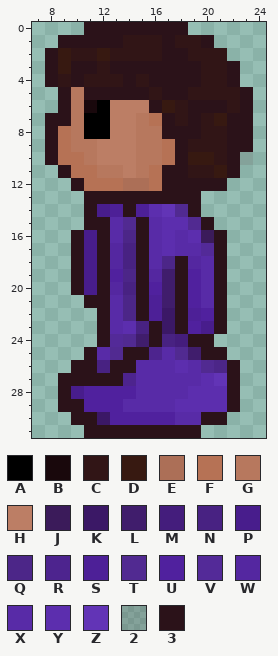
Two versions of one pixel-art sprite, 32x-files/render32/v4/jake-left.png. The picture above is the old version.
The file is 32x32 pixels. Pixels under 10% opacity are left out. Colours within 5 levels of each other are drawn and written as one. Shown: x 7..24, y 0..31.
Palette (. is transparent): A #000000  B #19080c  C #311516  D #371911  E #ac6f57  F #b67255  G #b7785e  H #bc7e65  J #3b1b5a  K #3b1866  L #401d6c  M #441d7c  N #482282  P #481d8c  Q #4c2688  R #4d248e  S #4d2097  T #512a91  U #50219e  V #532a98  W #5427a0  X #582ba7  Y #5c2eae  Z #6234b6  2 #2b12192a  3 #2b1219
Pixels before, first column x 8:
 0 ...33333333.....
 1 .33333CCC3CC3...
 2 3DCCDCCCC33CCC..
 3 3D33C3333333CC3.
 4 3C3CCC3C3333CC3.
 5 .3G33333C33CCCC3
 6 .3GBAHHH3DC333C3
 7 33GAAHHGF3C3CD33
 8 3FGAAHHGG333CC33
 9 3FGGHHHGGF3CCC33
10 3FFGHHHGGF3DDC32
11 .3FFGGHGF33CCD3.
12 ..3FFFEEF33333..
13 ...333333333....
14 ...3PS3SYZT3....
15 ...33XT3XYYT3...
16 ..3P3XQ3XYXYJ3..
17 ..3P3WN3XYXXV3..
18 ..3P3WN3XQ3WX3..
19 ..3P3UQ3WL3UX3..
20 ..3P3WN3UL3UX3..
21 ...33XQ3SL3UX3..
22 ....3XQ3SK3SU3..
23 ....3XYN3K3UP3..
24 ....3VTL3NM33...
25 ...3XT33RXTL33..
26 ..33N33XXXYXTQ3.
27 .33333RXXXXXYZ3.
28 .3PUUUUXXXXYYY3.
29 .33UUUXXXXYYYY3.
30 ..33KUUUUUXX33..
31 ...333333333....
After:
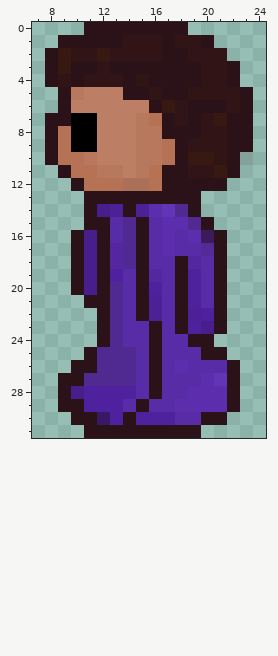
Changes in this commit:
y 5: x 11..13 333 -> HHH
y 6: x 10..12 GBA -> HHH
y 7..8: x 10 G -> A; x 12 A -> H
y 9: x 10..11 GG -> AA
y 16: x 14 Q -> T
y 17: x 14 N -> T
y 18: x 14 N -> T; x 17 Q -> X
y 19: x 14 Q -> X; x 17 L -> X
y 20: x 13..14 WN -> TX; x 17 L -> X
y 21: x 13..14 XQ -> TX; x 17 L -> X
y 22: x 13..14 XQ -> TX; x 17 K -> X
y 23: x 13..15 XYN -> TXX; x 17 K -> X
y 24: x 13..15 VTL -> TXX; x 17..18 NM -> XX
y 25: x 12 X -> T; x 14..16 33R -> TX3; x 18..19 TL -> XX
y 26: x 12..14 N33 -> TTT; x 16 X -> 3; x 20..21 TQ -> XX
y 27: x 11..14 333R -> TTTT; x 16 X -> 3
y 28: x 16 X -> 3
y 29: x 15 X -> 3
y 30: x 14 U -> 3
